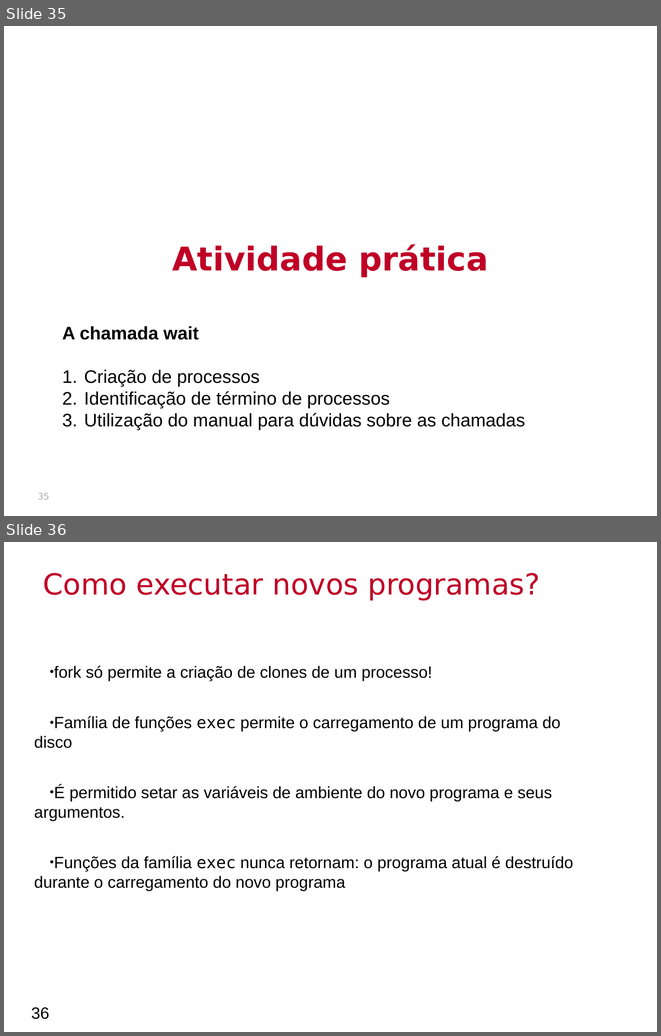
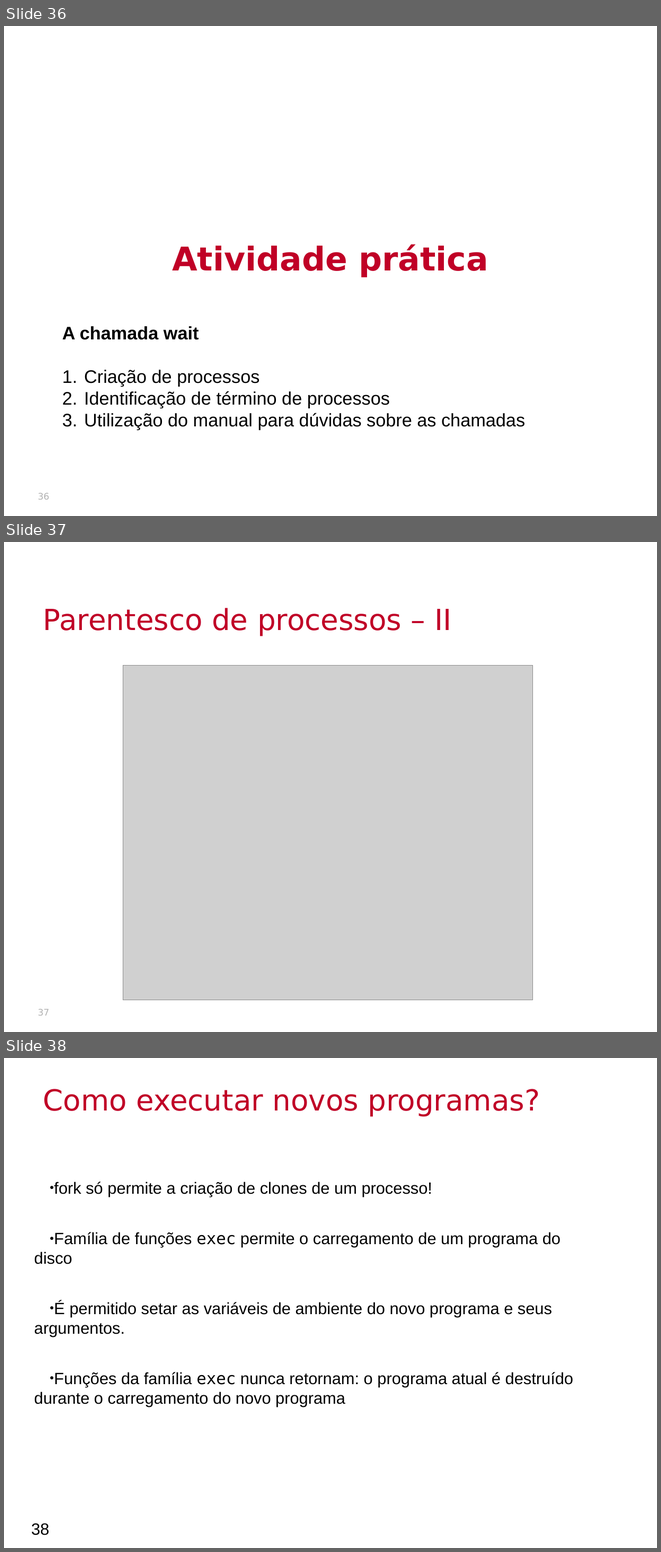
Before and after one commit to lucacm/SistemasHardwareSoftware, a slide deck: aulas/13-processos/slides.pptx. Shown one above the other, each under a label of ours: slides 35 and 36 before the commit, slides 36, 37 and 38 after it. The pictures are 661x1036 and 661x1552 pixels, drawn with LibreOffice and Linux fonts; fonts in the diff are those of the drawing; grey boxes stand for pictures; background and template pictures are left out. Boxes give left, top, right and bottom in pixels: in the first picture for what was removed or moved away, otherwise in the second. Text is boxed around its words. In the diff, an @@ line names an element or a change of style, - is before the commit and + after.

```diff
--- a/aulas/13-processos/slides.pptx
+++ b/aulas/13-processos/slides.pptx
@@ slide 37 added at bbox=[4, 542, 657, 1032], background picture (left out) @@
@@ text added at bbox=[43, 608, 452, 636], 32 pt, text #C00026 @@
+Parentesco de processos – II
@@ picture added at bbox=[123, 665, 533, 1000] @@
@@ page number added at bbox=[38, 1008, 50, 1015], 10 pt, text #B2B2B2 @@
+37
@@ what was slide 35 is now slide 36 @@
@@ page number at bbox=[38, 492, 50, 499]: text changed @@
-35
+36
@@ what was slide 36 is now slide 38 @@
@@ page number at bbox=[31, 1523, 49, 1535]: text changed @@
-36
+38
```
Also in this commit, not shown: 1 other slide added, 3 other files.
